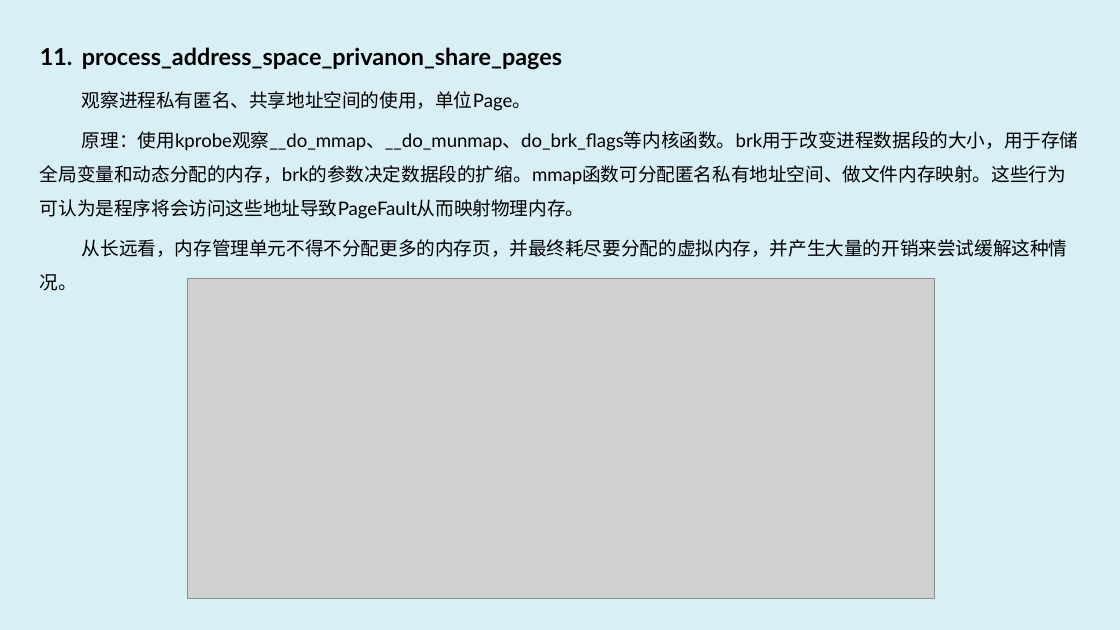
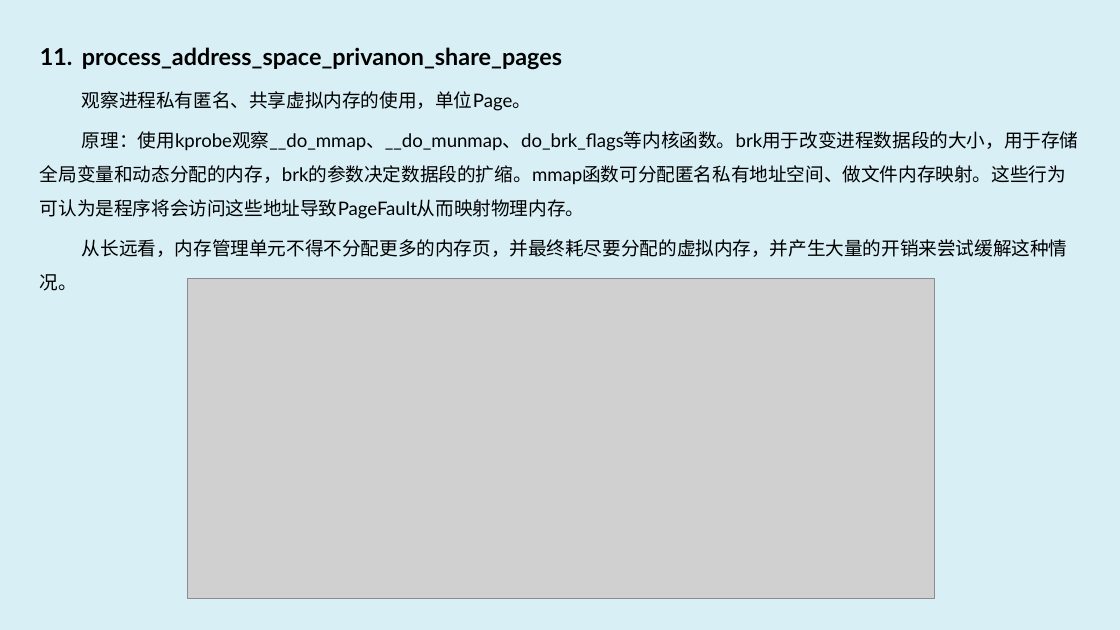
Before and after one commit to luxingwen/x-monitor, a slide deck: slide 13 of doc/x-monitor.eBPF Observe & Profiling.pptx. Drawn at 1120x630 pixels with LibreOffice and Linux fonts; fonts in the diff are those of the drawing; grey boxes stand for pictures. Boxes give left, top, right and bottom in pixels: in the first picture for what was removed or moved away, otherwise in the second. Text is boxed around its words. In the diff, an @@ line names an element or a change of style, - is before the commit and + after.

```diff
--- a/doc/x-monitor.eBPF Observe & Profiling.pptx
+++ b/doc/x-monitor.eBPF Observe & Profiling.pptx
@@ text at (82,91,531,111): text changed @@
-观察进程私有匿名、共享地址空间的使用，单位Page。
+观察进程私有匿名、共享虚拟内存的使用，单位Page。
```
Also in this commit, not shown: 1 slide added, 7 other files.
